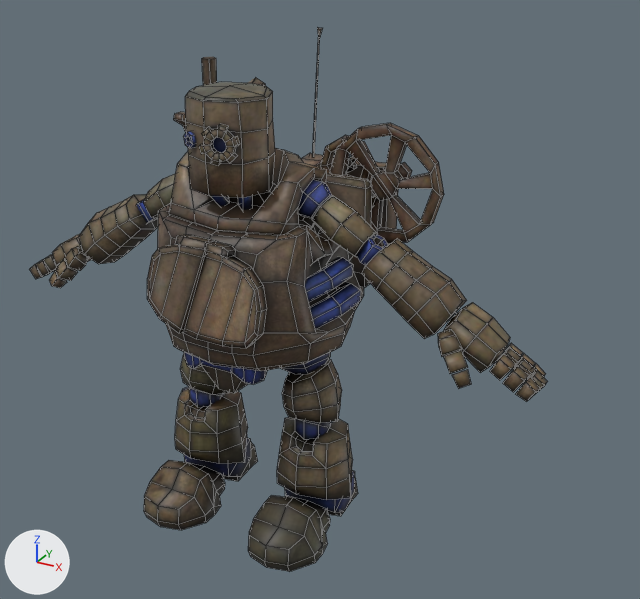
An edit to the FBX model Assets/OpenCog Assets/Animations/Characters/Resources/robot/fbx/robot.fbx, drawn before and after from the same camera.
Before and after are seen from a 50 mm lens placed at (0.265, -0.405, 0.352), pointed at (0.032, 0.019, 0.14). Lighting does not change. The marker at lower left points along +X, +Y and +Z. Mesh edges are drawn as thin lines. Where no turn or scale is listed for an object, it has been applied to the vertices.

The older version as bpy lines, for what is in view:
```python
me_mesh = bpy.data.meshes.new('Mesh')
me_mesh.from_pydata(...)  # 154 vertices, 148 faces; spans x -0.023..0.023, y -0.0482..0.003, z 0.2018..0.2684
me_mesh.materials.append(mat_body_shd)  # picture img_robot_color_jpg
me_mesh_001 = bpy.data.meshes.new('Mesh.001')
me_mesh_001.from_pydata(...)  # 126 vertices, 100 faces; spans x 0.1193..0.1744, y -0.0285..0.0169, z 0.124..0.1623
me_mesh_001.materials.append(mat_body_shd)  # picture img_robot_color_jpg
me_mesh_003 = bpy.data.meshes.new('Mesh.003')
me_mesh_003.from_pydata(...)  # 70 vertices, 69 faces; spans x 0.0163..0.0618, y -0.0604..0.0323, z -0.0003..0.0289
me_mesh_003.materials.append(mat_body_shd)  # picture img_robot_color_jpg
ob_head_geo = bpy.data.objects.new('head_GEO', me_mesh)
ob_head_geo.location = (0.0, 0.0, 0.0)
ob_l_foot_geo = bpy.data.objects.new('l_foot_GEO', me_mesh_003)
ob_l_foot_geo.location = (0.0, 0.0, 0.0)
ob_l_hand_geo = bpy.data.objects.new('l_hand_GEO', me_mesh_001)
ob_l_hand_geo.location = (0.0, 0.0, 0.0)
# also in view: 'body_GEO' at (0.0, 0.002, 0.16); 'frontWood_GEO' at (-0.001, -0.049, 0.165); 'limbs_GEO' at (0.0, 0.0, 0.112); 'backEngine_GEO' at (0.013, 0.049, 0.215); 'r_hand_GEO' at (-0.147, -0.006, 0.143)
```
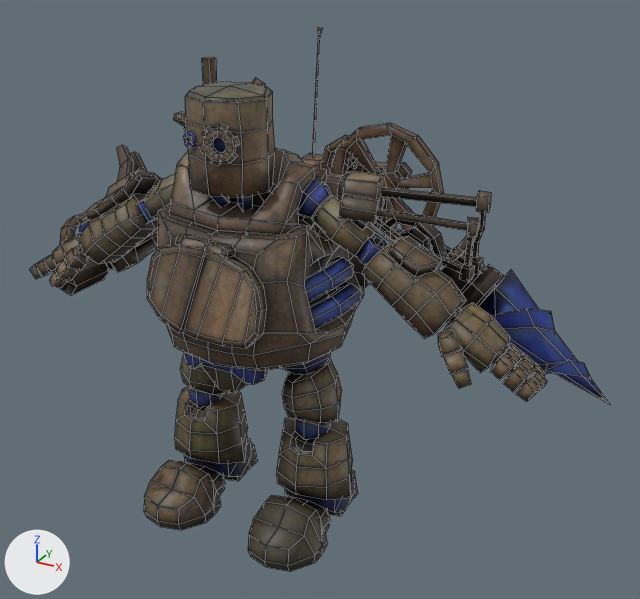
What the commit changed:
Picture 'robot_tools_color.jpg' (img_robot_tools_color_jpg) is new.
Material 'tools_SHD' (mat_tools_shd) is new.
Its texture is img_robot_tools_color_jpg.
Mesh me_mesh_010 is new.
It has 150 vertices, 125 faces and spans x 0.0883..0.2012, y 0.0..0.0632, z 0.1036..0.196.
It uses material mat_tools_shd (picture img_robot_tools_color_jpg).
Mesh me_mesh_011 is new.
It has 186 vertices, 146 faces and spans x 0.0512..0.1315, y -0.0176..0.031, z 0.1712..0.2234.
It uses material mat_tools_shd (picture img_robot_tools_color_jpg).
Mesh me_mesh_009 is new.
It has 48 vertices, 46 faces and spans x 0.0682..0.1083, y 0.0147..0.0295, z 0.1621..0.2017.
It uses material mat_tools_shd (picture img_robot_tools_color_jpg).
Mesh me_mesh_013 is new.
It has 56 vertices, 53 faces and spans x -0.184..-0.1551, y 0.0198..0.0621, z 0.1128..0.1529.
It uses material mat_tools_shd (picture img_robot_tools_color_jpg).
Mesh me_mesh_012 is new.
It has 211 vertices, 189 faces and spans x -0.1702..-0.0751, y -0.0155..0.0636, z 0.1204..0.2072.
It uses material mat_tools_shd (picture img_robot_tools_color_jpg).
Object 'drill_head_GEO' (ob_drill_head_geo) is new; it shows me_mesh_010.
Its location is (0.0, 0.0, 0.0).
Object 'drill_parts_GEO' (ob_drill_parts_geo) is new; it shows me_mesh_011.
Its location is (0.0, 0.0, 0.0).
Object 'drill_gear_GEO' (ob_drill_gear_geo) is new; it shows me_mesh_009.
Its location is (0.0, 0.0, 0.0).
Object 'suction_cup_GEO' (ob_suction_cup_geo) is new; it shows me_mesh_013.
Its location is (0.0, 0.0, 0.0).
Object 'suction_machine_GEO' (ob_suction_machine_geo) is new; it shows me_mesh_012.
Its location is (0.0, 0.0, 0.0).

What differs and where, as boxes (x1, y1, x2, y2) in the pictures (640 x 599 px):
'drill_parts_GEO', added: after (337, 171, 491, 282)
'drill_head_GEO', added (blue): after (441, 225, 610, 404)
'suction_machine_GEO', added (black): after (60, 145, 162, 296)
'drill_gear_GEO', added (black): after (380, 219, 447, 270)
'suction_cup_GEO', added: after (60, 214, 86, 244)
